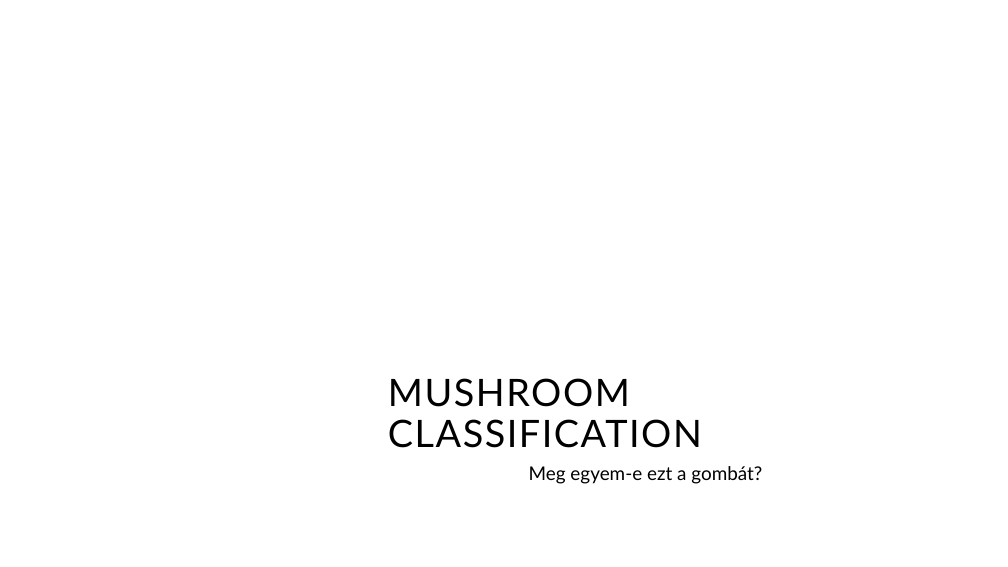
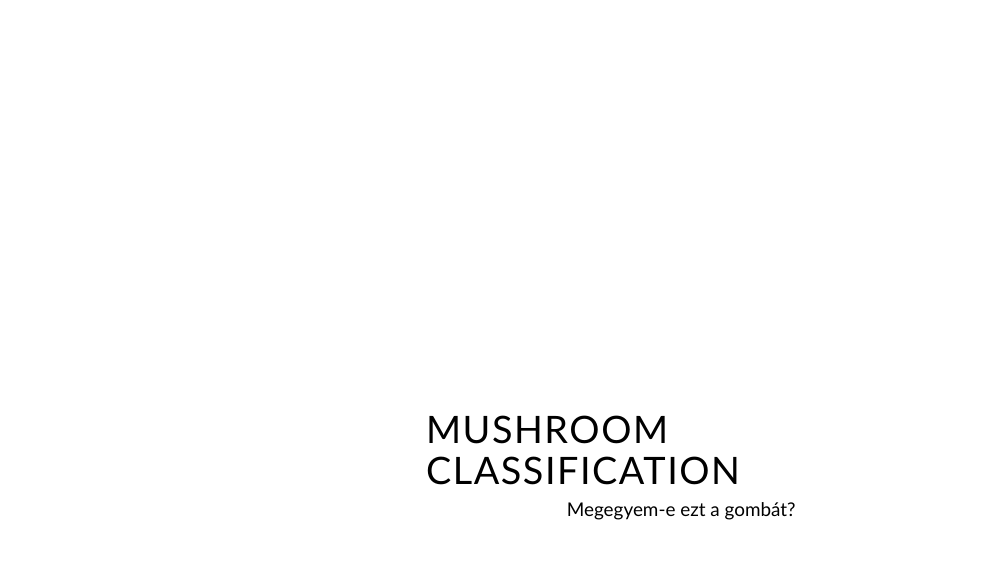
Before and after one commit to darabosmateOE/mushroom_classification, a slide deck: slide 1 of shrooms.pptx. Drawn at 1008x567 pixels with LibreOffice and Linux fonts; fonts in the diff are those of the drawing; background and template pictures are left out. Boxes give left, top, right and bottom in pixels: in the first picture for what was removed or moved away, otherwise in the second. Text is boxed around its words. In the diff, an @@ line names an element or a change of style, - is before the commit and + after.

```diff
--- a/shrooms.pptx
+++ b/shrooms.pptx
@@ title "MUSHROOM CLASSIFICATION": place and size @@
-title "MUSHROOM CLASSIFICATION" at box(388, 378, 702, 448)
+title "MUSHROOM CLASSIFICATION" at box(426, 415, 740, 485)
@@ subtitle at box(567, 502, 796, 520): spaces changed @@
-Meg egyem-e ezt a gombát?
+Megegyem-e ezt a gombát?
```
Also in this commit, not shown: 4 other slides changed, 4 slides added, 9 slides removed, 13 other files.
